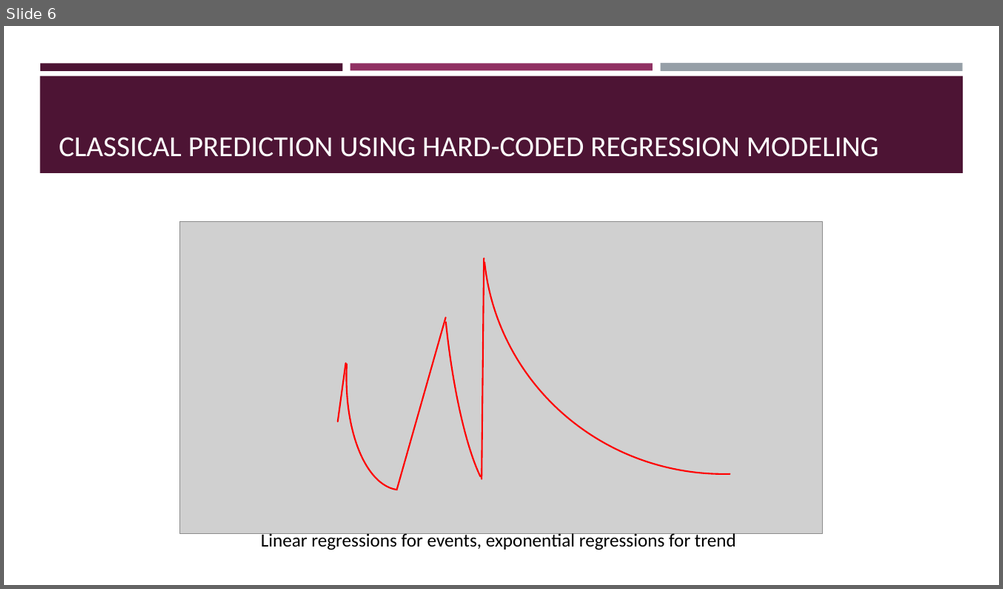
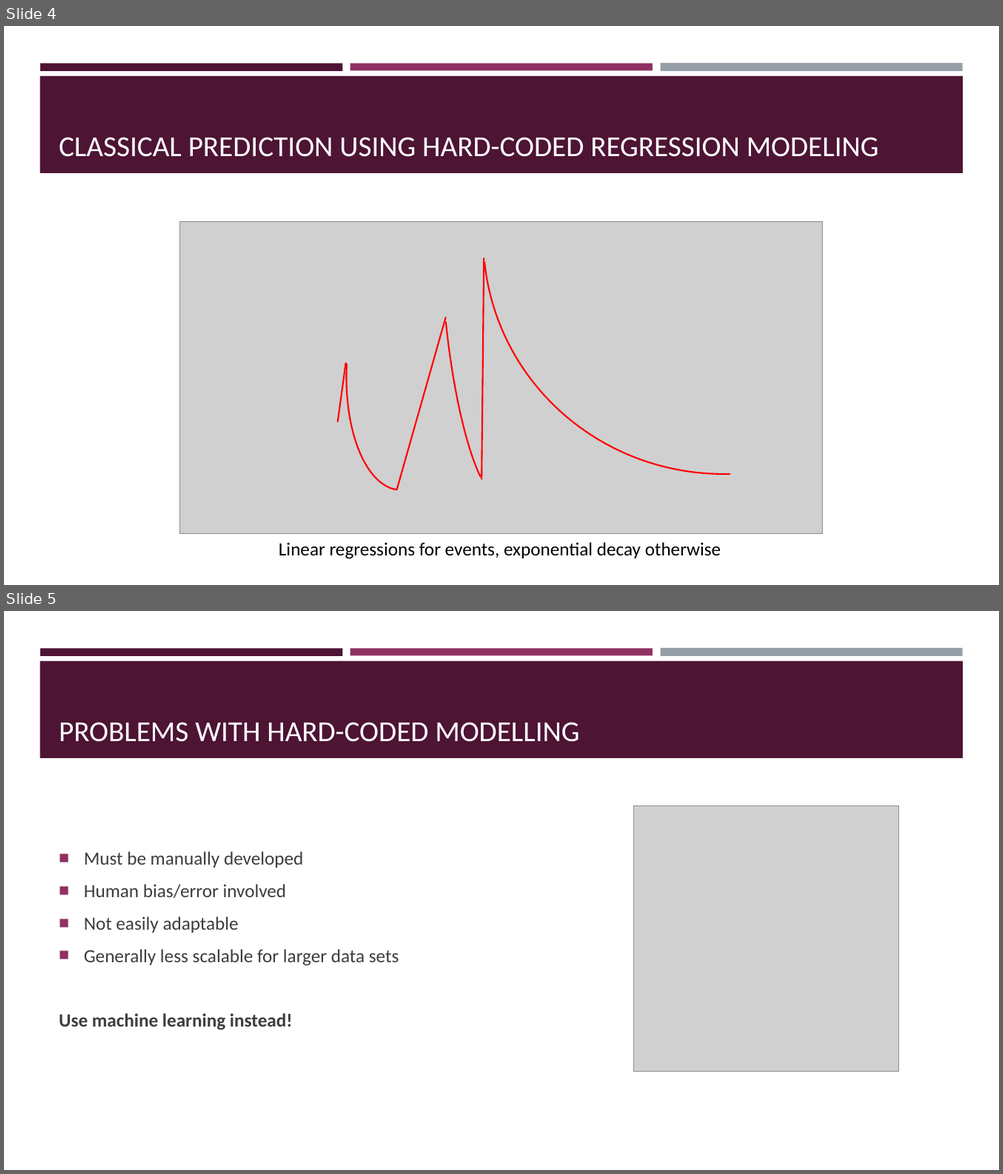
Before and after one commit to akashlevy/Deep-Learn-Oil, a slide deck: presentations/TRiCAM QRI Introductory Presentation.pptx. Shown one above the other, each under a label of ours: slide 6 before the commit, slides 4 and 5 after it. The pictures are 1003x589 and 1003x1174 pixels, drawn with LibreOffice and Linux fonts; fonts in the diff are those of the drawing; grey boxes stand for pictures. Boxes give left, top, right and bottom in pixels: in the first picture for what was removed or moved away, otherwise in the second. Text is boxed around its words. In the diff, an @@ line names an element or a change of style, - is before the commit and + after.

```diff
--- a/presentations/TRiCAM QRI Introductory Presentation.pptx
+++ b/presentations/TRiCAM QRI Introductory Presentation.pptx
@@ slide 5 added at [4, 611, 999, 1170], background #FFFFFF; not listed: 4 template elements that a slide beside it also shows @@
@@ title added at [59, 722, 579, 742], 28 pt, text #FFFFFF @@
+PROBLEMS WITH HARD-CODED MODELLING
@@ picture added at [634, 806, 899, 1072] @@
@@ text added at [59, 851, 399, 1031], 18 pt, text #3D3D3D @@
+■ Must be manually developed
+■ Human bias/error involved
+■ Not easily adaptable
+■ Generally less scalable for larger data sets
+Use machine learning instead!
@@ what was slide 6 is now slide 4 @@
@@ slide 4 changed as well @@
@@ text at [279, 543, 720, 560]: text changed @@
-Linear regressions for events, exponential regressions for trend
+Linear regressions for events, exponential decay otherwise
```
Also in this commit, not shown: 5 other slides changed, 11 other slides added, 1 slide removed.
